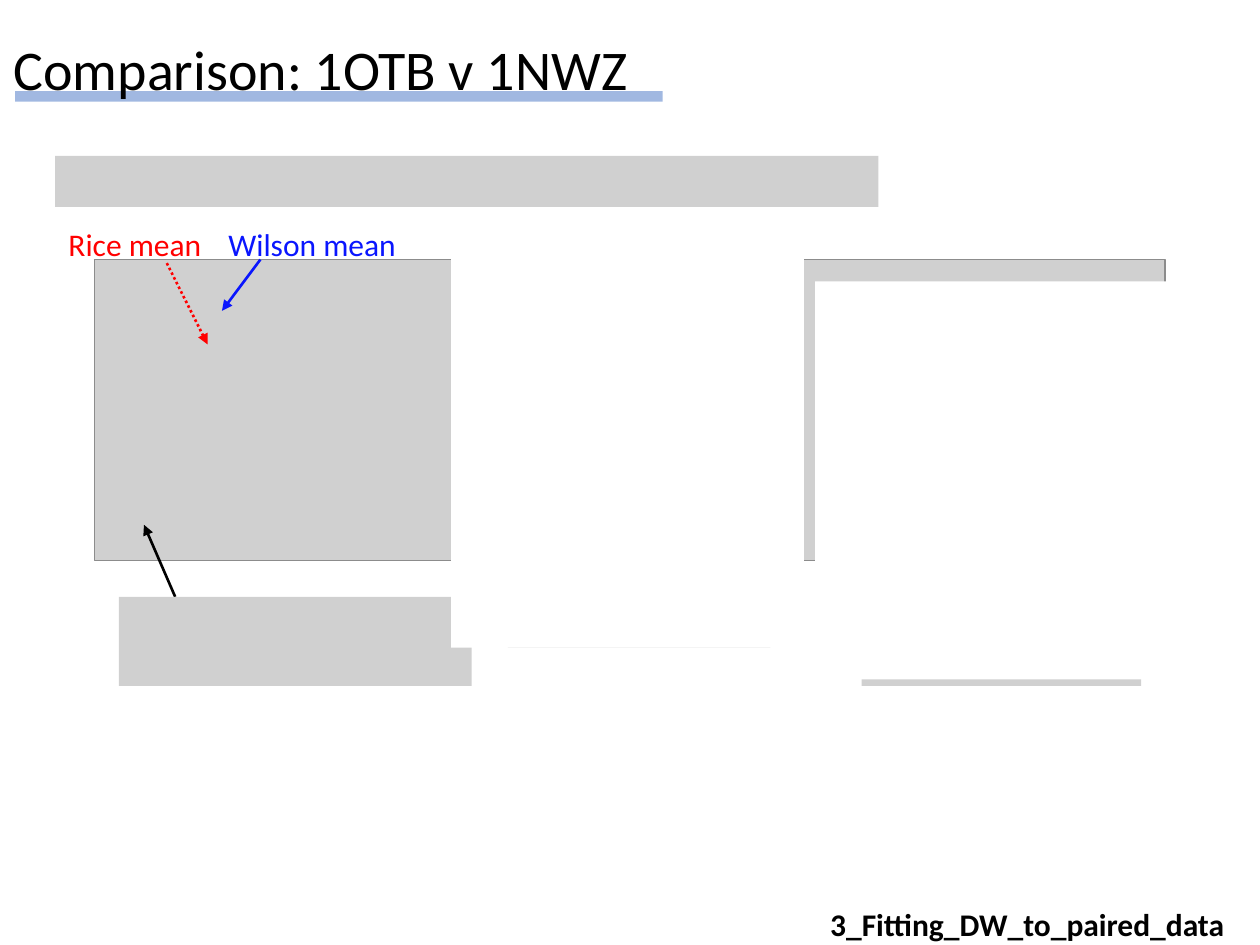
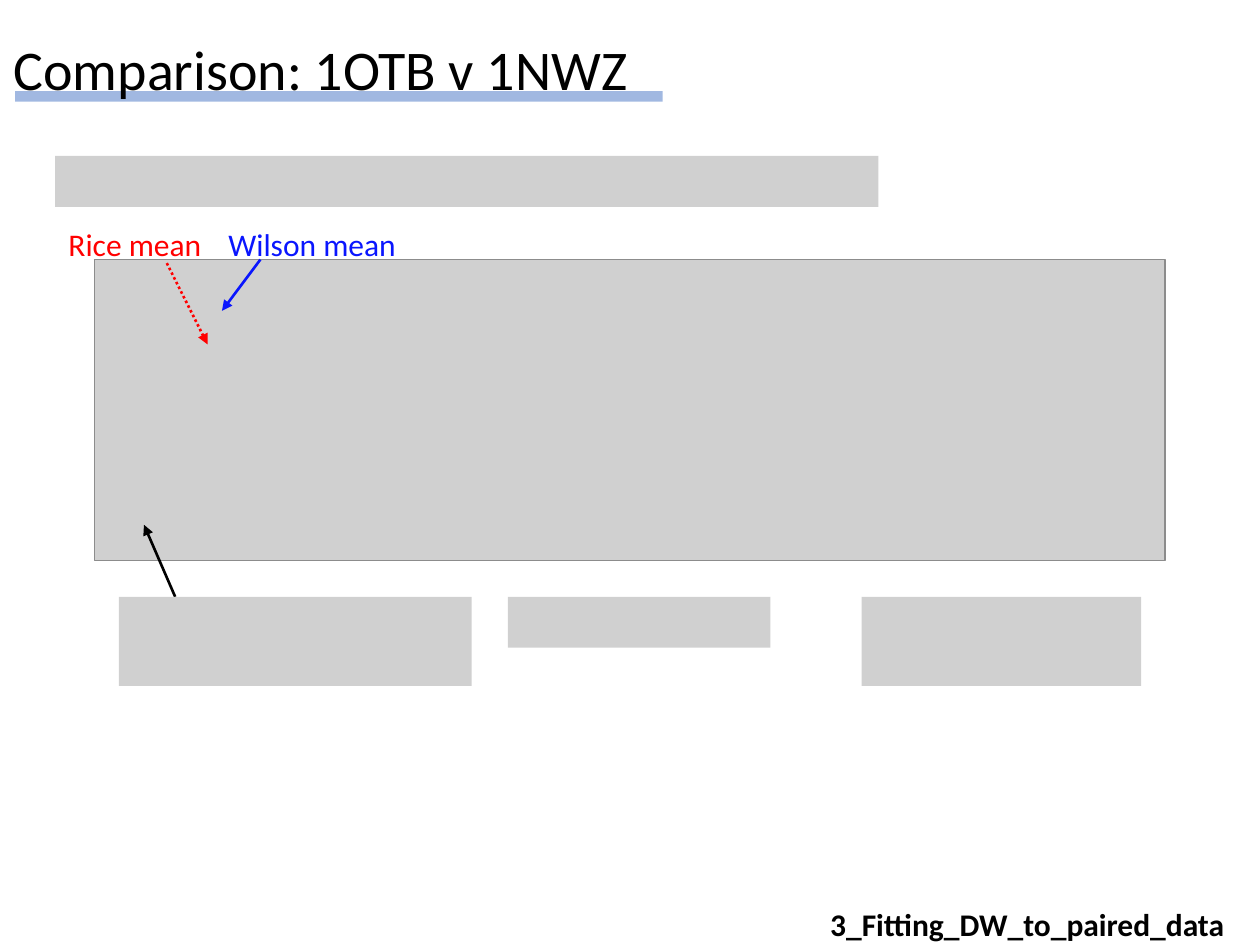
Before and after one commit to Hekstra-Lab/dw, a slide deck: slide 25 of Summary_of_findings_DH_20210218.pptx (slide 22 before the commit). Drawn at 1260x945 pixels with LibreOffice and Linux fonts; fonts in the diff are those of the drawing; grey boxes stand for pictures. Boxes give left, top, right and bottom in pixels: in the first picture for what was removed or moved away, otherwise in the second. Text is boxed around its words. In the diff, an @@ line names an element or a change of style, - is before the commit and + after.

```diff
--- a/Summary_of_findings_DH_20210218.pptx
+++ b/Summary_of_findings_DH_20210218.pptx
@@ rectangle removed at [451, 249, 804, 648] @@
@@ rectangle removed at [815, 281, 1168, 679] @@
```
Also in this commit, not shown: 2 other slides changed, 12 slides added, 1 slide removed, 16 other files.
